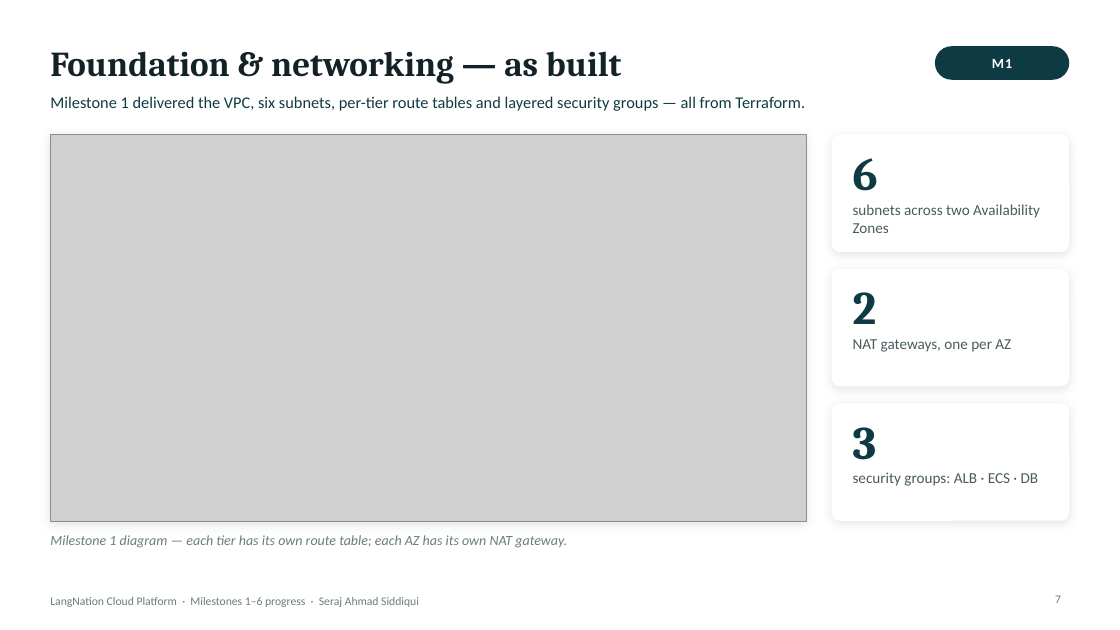
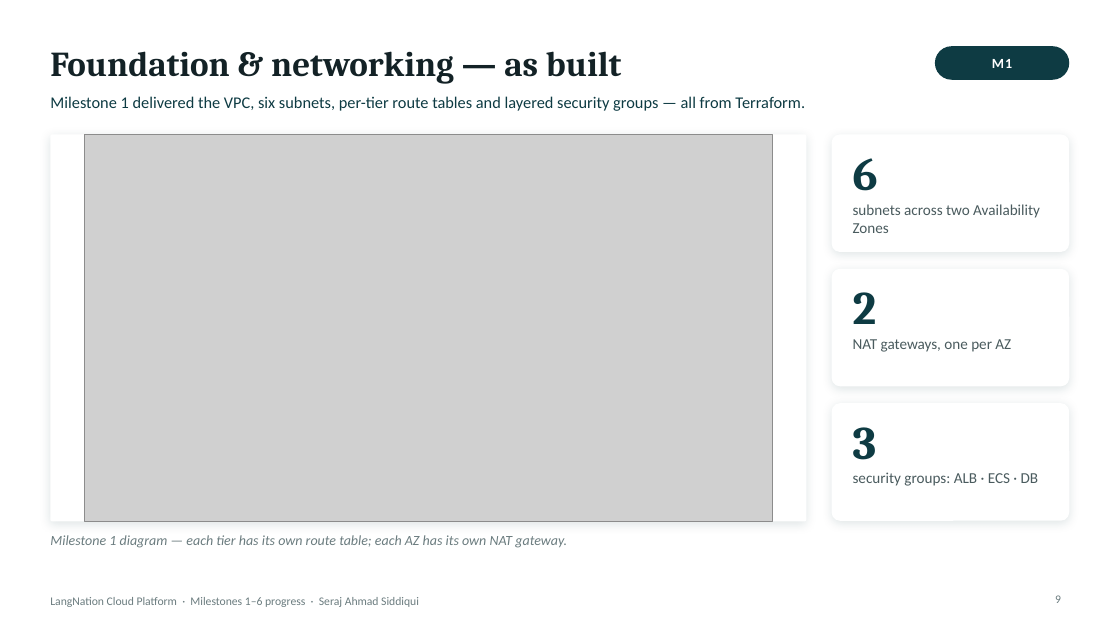
Before and after one commit to sheikhseraj/langnation-cloud-platform, a slide deck: slide 9 of docs/presentation/LangNation_M1-M6_Monday_Presentation.pptx (slide 7 before the commit). Drawn at 1120x630 pixels with LibreOffice and Linux fonts; fonts in the diff are those of the drawing; grey boxes stand for pictures; background and template pictures are left out. Boxes give left, top, right and bottom in pixels: in the first picture for what was removed or moved away, otherwise in the second. Text is boxed around its words. In the diff, an @@ line names an element or a change of style, - is before the commit and + after.

```diff
--- a/docs/presentation/LangNation_M1-M6_Monday_Presentation.pptx
+++ b/docs/presentation/LangNation_M1-M6_Monday_Presentation.pptx
@@ picture: place and size @@
-picture at [50, 134, 807, 522]
+picture at [85, 134, 772, 522]
@@ page number at [1055, 595, 1061, 603]: text changed @@
-7
+9
```
Also in this commit, not shown: 10 other slides changed, 4 slides added, 1 other file.
